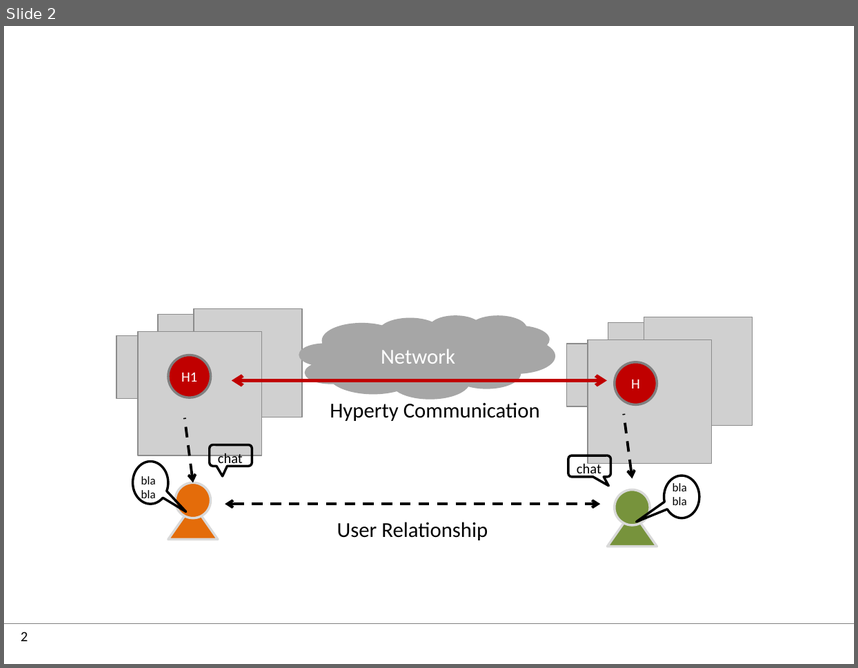
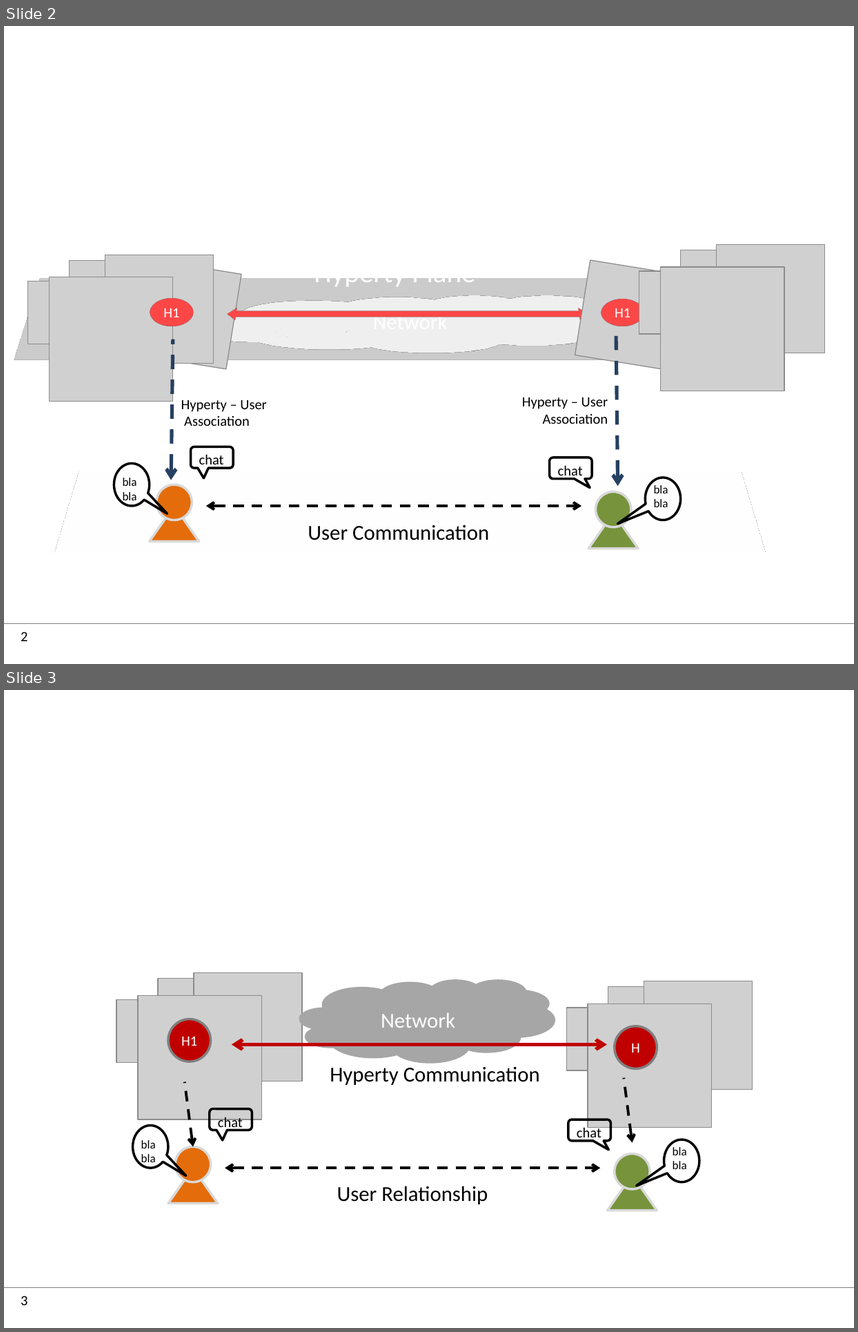
Before and after one commit to reTHINK-project/dev-service-framework, a slide deck: docs/manuals/images.pptx. Shown one above the other, each under a label of ours: slide 2 before the commit, slides 2 and 3 after it. The pictures are 858x668 and 858x1332 pixels, drawn with LibreOffice and Linux fonts; fonts in the diff are those of the drawing; grey boxes stand for pictures; background and template pictures are left out. Boxes give left, top, right and bottom in pixels: in the first picture for what was removed or moved away, otherwise in the second. Text is boxed around its words. In the diff, an @@ line names an element or a change of style, - is before the commit and + after.

Commit message:
manuals update: - hyperty picture improved - trust model reviewed

```diff
--- a/docs/manuals/images.pptx
+++ b/docs/manuals/images.pptx
@@ slide 2 added at [4,26,854,664], background #FFFFFF; not listed: 2 template elements that a slide beside it also shows @@
@@ rectangle added at [29,254,762,381], fill #808080 at 78% opacity, outline #808080 2 pt, 24 pt, text #FFFFFF @@
+Hyperty Plane
@@ picture added at [125,257,242,368] @@
@@ picture added at [575,260,692,371] @@
@@ group added at [639,245,824,391]: 4 pictures @@
@@ group added at [27,254,213,401]: 4 pictures @@
@@ ellipse added at [150,290,193,333], fill #C00000, outline #808080 2 pt, 12 pt, text #FFFFFF @@
+H1
@@ thought cloud added at [202,279,651,368], fill #A6A6A6, 18 pt, text #FFFFFF @@
+Network
@@ ellipse added at [602,291,644,334], fill #C00000, outline #808080 2 pt, 12 pt, text #FFFFFF @@
+H1
@@ left right arrow added at [228,305,588,323], fill #C00000 @@
@@ arrow added from (616, 335) to (618, 486), #254061 3 pt dashed @@
@@ arrow added from (173, 339) to (172, 480), #254061 3 pt dashed @@
@@ rounded speech box added at [179,390,286,434], 12 pt, text #000000 @@
+Hyperty – User
+Association
@@ rounded speech box added at [504,388,611,432], 12 pt, text #000000 @@
+Hyperty – User
+Association
@@ rectangle added at [69,446,753,573], fill #D9D9D9 at 78% opacity, outline #808080 2 pt, 24 pt, text #FFFFFF @@
+User Plane
@@ group added at [114,447,681,548]: 5 texts, 2 triangles, 2 ellipses, 2 speech bubbles, 2 rounded speech boxes, 1 double arrow @@
+bla bla
+bla bla
+chat
+chat
+User Communication
@@ what was slide 2 is now slide 3 @@
@@ page number at [21,1295,27,1305]: text changed @@
-2
+3
```
Also in this commit, not shown: 2 slides changed, 4 other slides added, 1 slide removed, 3 other files.
